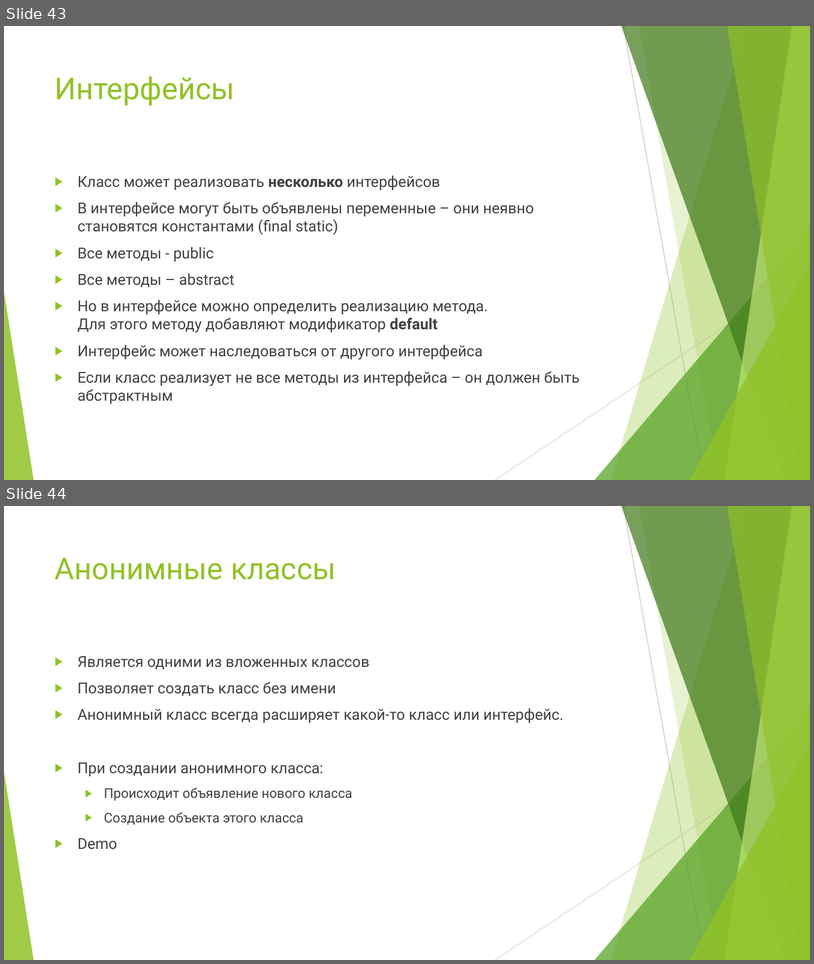
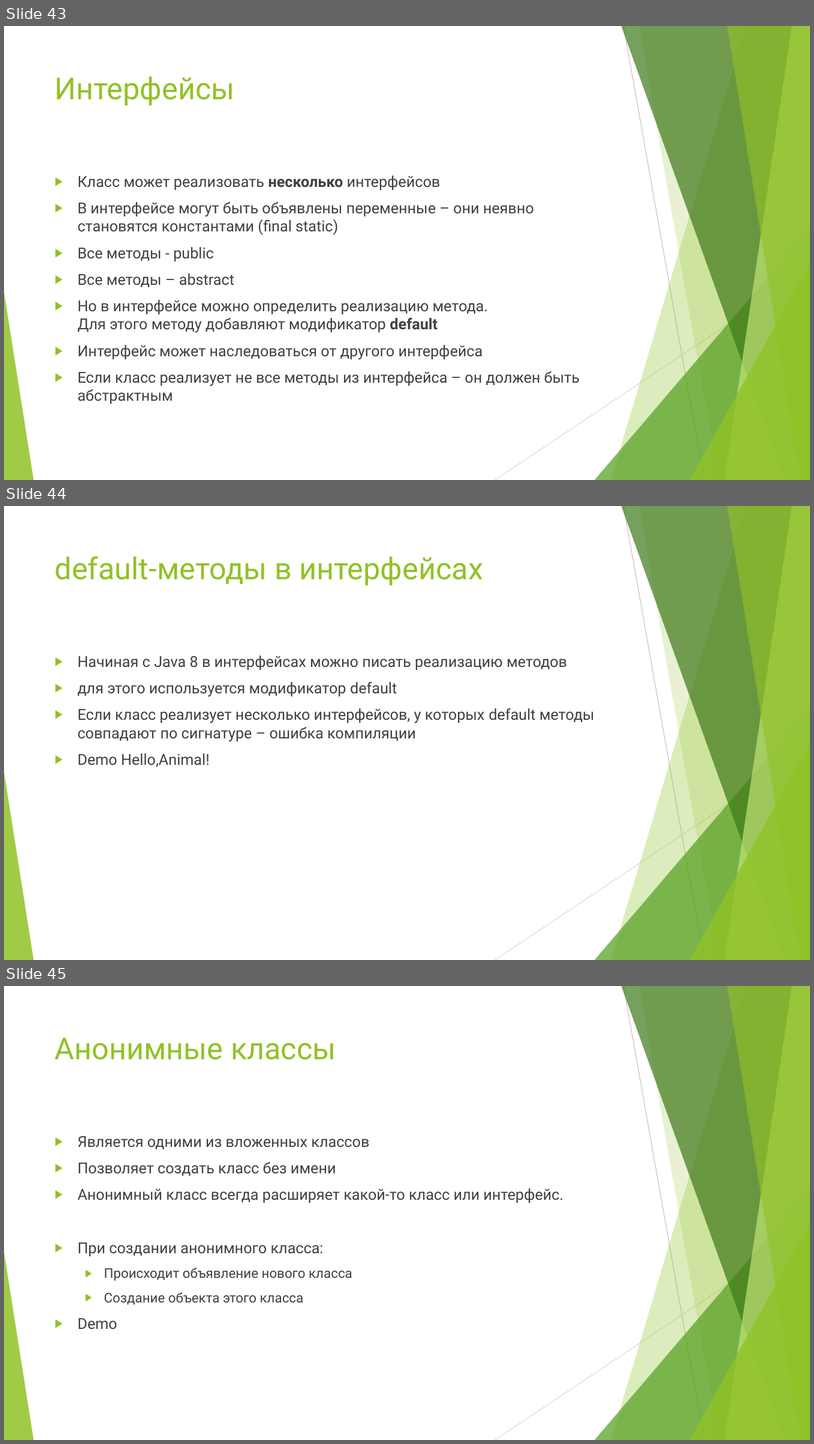
Before and after one commit to gladorange/orion_middle_2021, a slide deck: _LECTIONS/3/3_Classes.pptx. Shown one above the other, each under a label of ours: slides 43 and 44 before the commit, slides 43, 44 and 45 after it. The pictures are 814x964 and 814x1444 pixels, drawn with LibreOffice and Linux fonts; fonts in the diff are those of the drawing. Boxes give left, top, right and bottom in pixels: in the first picture for what was removed or moved away, otherwise in the second. Text is boxed around its words. In the diff, an @@ line names an element or a change of style, - is before the commit and + after.

```diff
--- a/_LECTIONS/3/3_Classes.pptx
+++ b/_LECTIONS/3/3_Classes.pptx
@@ slide 44 added at [4, 506, 810, 960], background #FFFFFF; not listed: 10 template elements that a slide beside it also shows @@
@@ title added at [55, 556, 483, 586], 36 pt, text #90C226 @@
+default-методы в интерфейсах
@@ text added at [78, 655, 595, 767], 18 pt, text #404040 @@
+▶ Начиная с Java 8 в интерфейсах можно писать реализацию методов
+▶ для этого используется модификатор default
+▶ Если класс реализует несколько интерфейсов, у которых default методы совпадают по сигнатуре – ошибка компиляции
+▶ Demo Hello,Animal!
@@ what was slide 44 is now slide 45 @@
```
Also in this commit, not shown: 1 slide changed, 2 other slides added, 18 other files.
